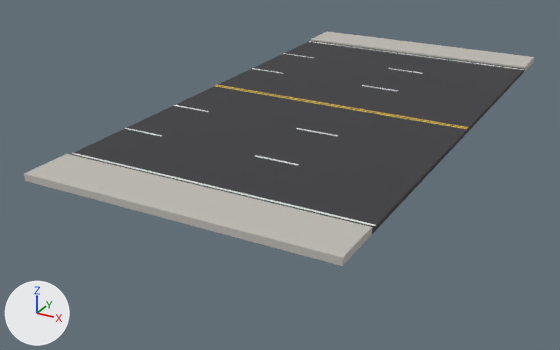
The FBX model assets/roads/SM_Road_BoulevardSidewalk_Straight20m.fbx as it was, and as the next commit left it.
Rendered twice from a 50 mm camera at (22.5, -48.7, 17.9) aimed at (-2.6, -3.1, -4.9). The lights are fixed; the arrows at lower left show +X, +Y and +Z. The picture after the commit comes second. Vertices at exactly the same position are counted once.

Script lines for the objects in view, before the commit:
```python
me_sm_road_boulevardsidewalk_straight20m = bpy.data.meshes.new('SM_Road_BoulevardSidewalk_Straight20m')
me_sm_road_boulevardsidewalk_straight20m.from_pydata(...)  # 1372 vertices, 1422 faces; spans x -10.0..10.0, y -20.0..20.0, z -0.3..0.2
# faces by material slot: [162, 404, 532, 324]
me_sm_road_boulevardsidewalk_straight20m.materials.append(mat_asphalt)  # dark grey #3c3c3f
me_sm_road_boulevardsidewalk_straight20m.materials.append(mat_pavers)  # light grey #bfbcb5
me_sm_road_boulevardsidewalk_straight20m.materials.append(mat_paint)  # white #f1f1ec
me_sm_road_boulevardsidewalk_straight20m.materials.append(mat_paintyellow)  # yellow #edc838
ob_sm_road_boulevardsidewalk_straight20m = bpy.data.objects.new('SM_Road_BoulevardSidewalk_Straight20m', me_sm_road_boulevardsidewalk_straight20m)
ob_sm_road_boulevardsidewalk_straight20m.location = (0.0, 0.0, 0.0)
```
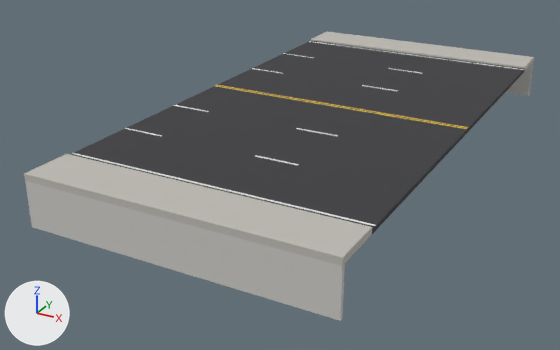
Changed parts and their boxes (x1, y1, x2, y2) in the pictures (560 x 350 px):
'SM_Road_BoulevardSidewalk_Straight20m', reshaped (23% taller)
    before: (24, 31, 534, 266)
    after: (24, 31, 534, 321)
part 1 of me_sm_road_boulevardsidewalk_straight20m, added
    after: (25, 63, 533, 321)

The change, as a list of edits to the scene's bpy script:
```text
Add mat_plinth:
    mat_plinth = principled_material('Plinth')
    mat_plinth.base_color = (0.6, 0.59, 0.56)  # light grey #cbcac5
    mat_plinth.roughness = 0.8
Change me_sm_road_boulevardsidewalk_straight20m:
    used by ob_sm_road_boulevardsidewalk_straight20m; location = (0.0, 0.0, 0.0)
    remove me_sm_road_boulevardsidewalk_straight20m.from_pydata(...)  # 1372 vertices, 1422 faces; spans x -10.0..10.0, y -20.0..20.0, z -0.3..0.2
    add me_sm_road_boulevardsidewalk_straight20m.from_pydata(...)  # 1618 vertices, 1746 faces; spans x -10.0..10.0, y -20.0..20.0, z -3.3..0.2
    me_sm_road_boulevardsidewalk_straight20m part 1
    164 vertices are added at x -10.0..10.0, y -19.8..19.8, z -3.3..-0.3
    82 new vertices lie (0.0, 0.0, -3.0) away from vertices in x -10.0..10.0, y -20.0..20.0, z -0.3
    324 new faces join them, mat_plinth (light grey #cbcac5)
    add me_sm_road_boulevardsidewalk_straight20m.materials.append(mat_plinth)  # light grey #cbcac5
```
